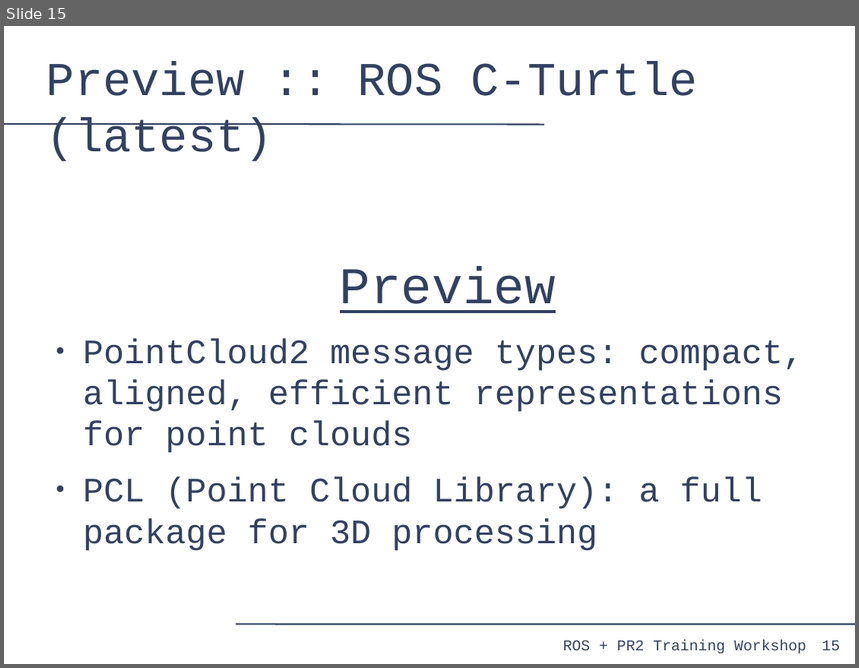
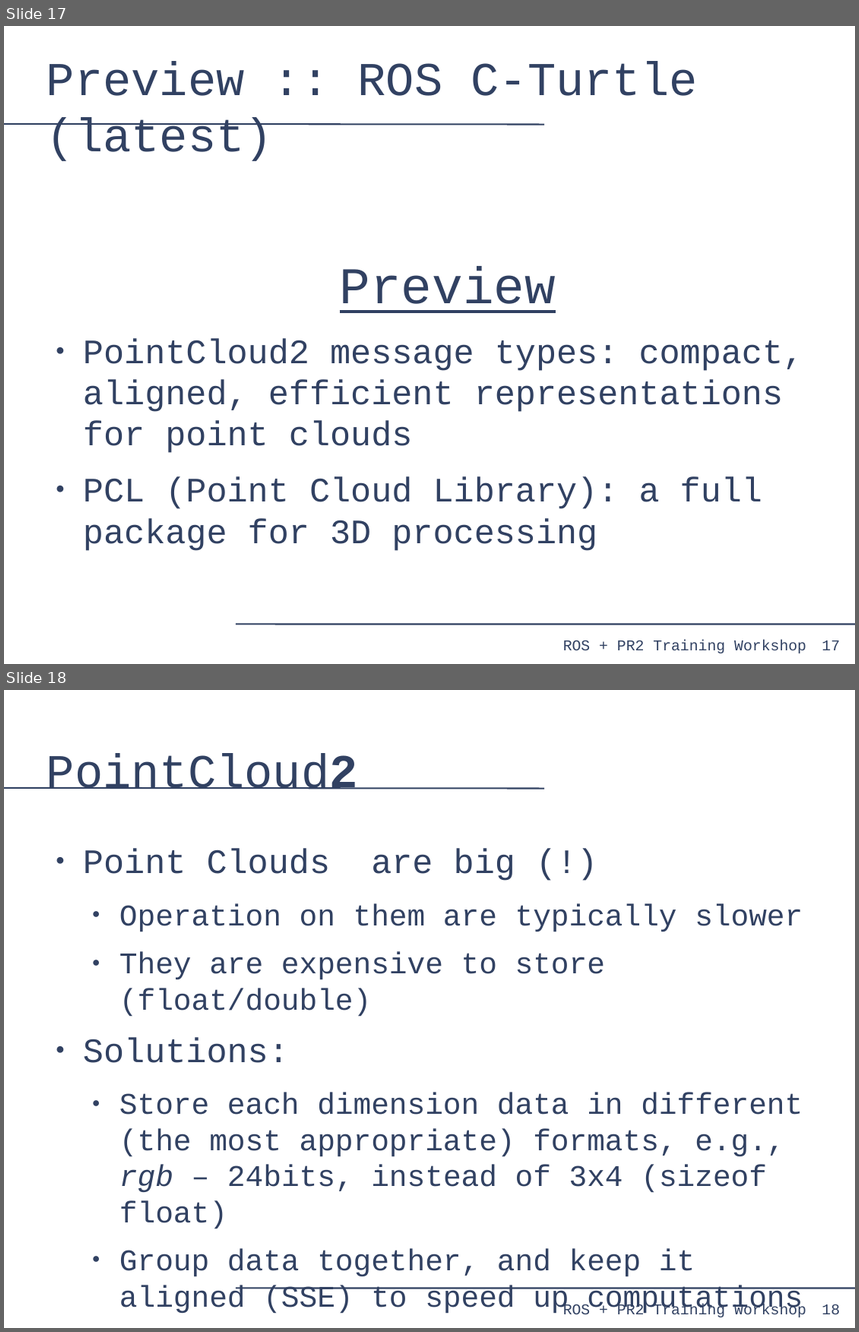
Before and after one commit to PR2/pr2_docs, a slide deck: pr2_training_workshop/processing_laser_data/slides.odp. Shown one above the other, each under a label of ours: slide 15 before the commit, slides 17 and 18 after it. The pictures are 859x668 and 859x1332 pixels, drawn with LibreOffice and Linux fonts; fonts in the diff are those of the drawing. Boxes give left, top, right and bottom in pixels: in the first picture for what was removed or moved away, otherwise in the second. Text is boxed around its words. In the diff, an @@ line names an element or a change of style, - is before the commit and + after.

```diff
--- a/pr2_training_workshop/processing_laser_data/slides.odp
+++ b/pr2_training_workshop/processing_laser_data/slides.odp
@@ slide 18 added at [4,690,855,1328], background #FFFFFF; not listed: 4 template elements that a slide beside it also shows @@
@@ title added at [47,754,358,790], 44 pt, text #314162 @@
+PointCloud2
@@ text added at [83,849,803,1315], 28 pt, text #314162 @@
+● Point Clouds are big (!)
+  ● Operation on them are typically slower
+  ● They are expensive to store (float/double)
+● Solutions:
+  ● Store each dimension data in different (the most appropriate) formats, e.g., rgb – 24bits, instead of 3x4 (sizeof float)
+  ● Group data together, and keep it aligned (SSE) to speed up computations
+  ● Support organized data – nD images
@@ what was slide 15 is now slide 17 @@
@@ page number at [822,641,840,651]: text changed @@
-15
+17
```
Also in this commit, not shown: 6 slides changed, 19 other slides added.
